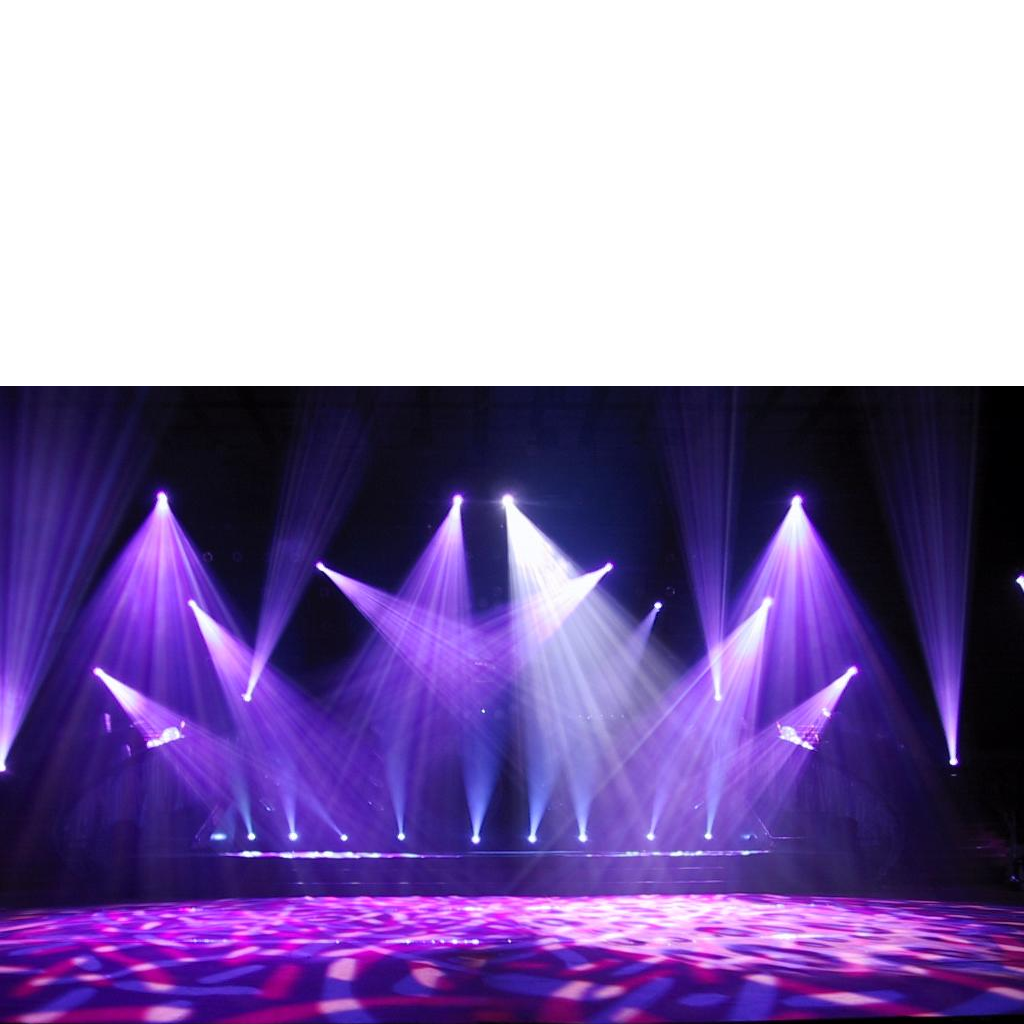
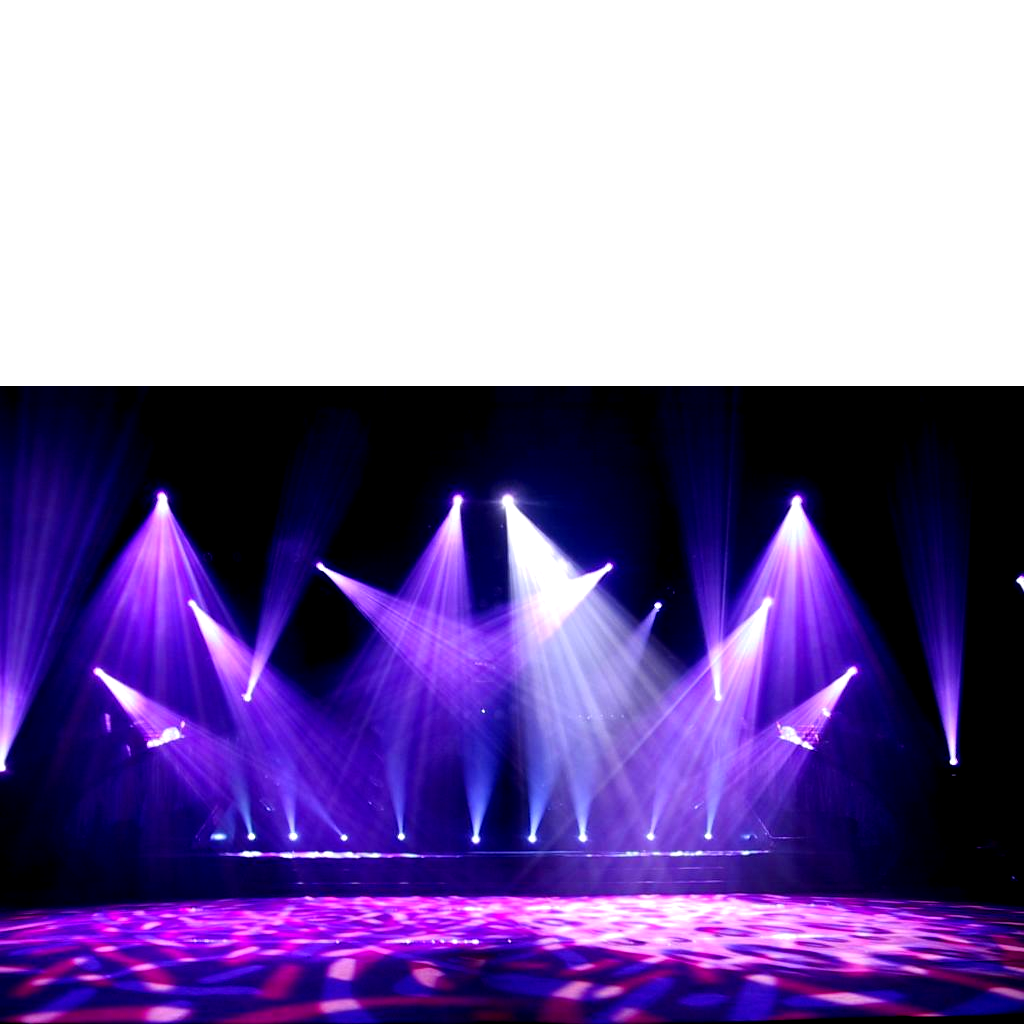
Comparing the layer stacks of the two 1024px x 1024px images. Changes:
painted on "Layer 1" over [left=0, top=386, right=1024, bottom=1024]
